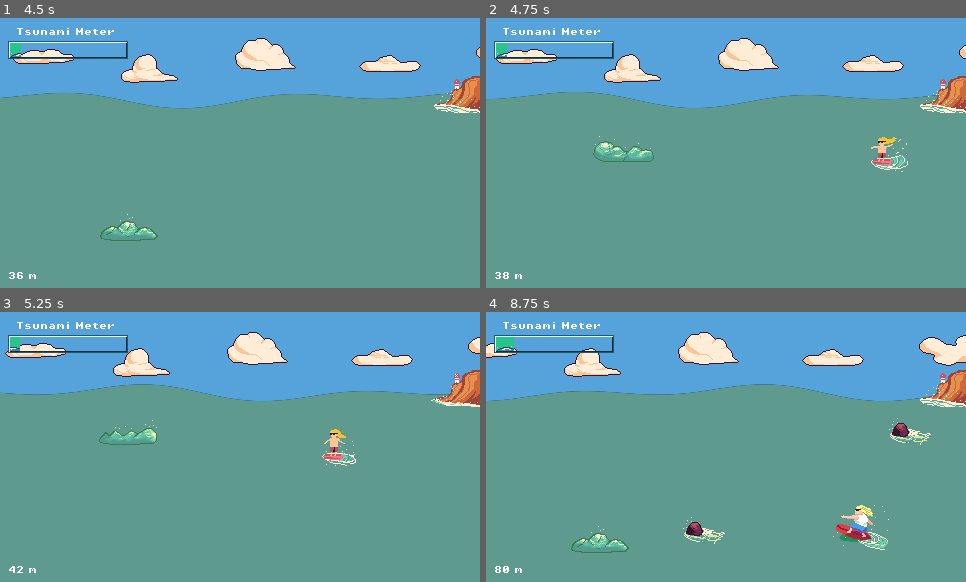
Above: before the commit, frames 1-4 (two rows, left to right).
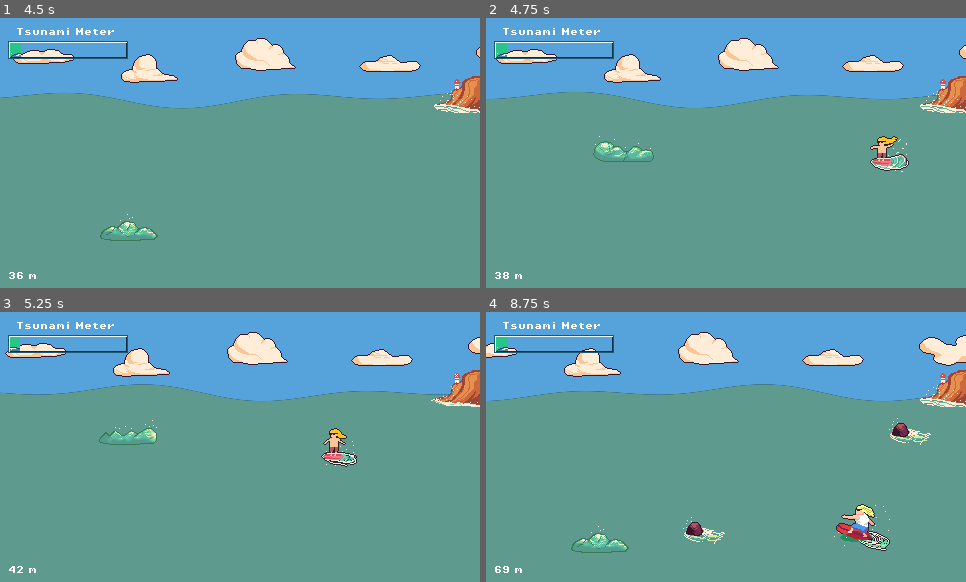
Above: after the commit, the same moments.

Repository: CaptainPicon/BigWavesNazare
Game: Godot game, scene res://scenes/mainmenu.tscn
Same seed, same stepped clock (60 frames per second), same inputs: the game is played once before the commit and once after it. Sound files missing from this copy of the repository are replaced by a short silence.
Inputs:
- Up to frame 1 (4.5 s): click "Start Game" at 0.5 s; hold Space (move) 1.28-2.03 s; tap Space (move) at 2.1, 3.6 s; hold Space (move) 2.78-3.53 s; hold Space (move) from 4.28 s (still down)
- Up to frame 2 (4.75 s): keep holding Space (move)
- Up to frame 3 (5.25 s): release Space (move) at 5.03 s; tap Space (move) at 5.1 s
- Up to frame 4 (8.75 s): hold Space (move) 5.78-6.53 s; tap Space (move) at 6.6, 8.1 s; hold Space (move) 7.28-8.03 s

Frame 1 is identical in both runs. In frame 2, 0.1% of the frame differs, in the area x 80-89%, y 43-57%; in frame 3, 0.2%; in frame 4, 0.5%, in the area x 1-85%, y 9-96%.

Commit message:
final touches

Diff:
--- a/default_bus_layout.tres
+++ /dev/null
@@ -1,16 +0,0 @@
-[gd_resource type="AudioBusLayout" format=3 uid="uid://dj88b8ky10o6r"]
-
-[resource]
-bus/0/volume_db = 6.0199986
-bus/1/name = &"Music"
-bus/1/solo = false
-bus/1/mute = false
-bus/1/bypass_fx = false
-bus/1/volume_db = -22.585106
-bus/1/send = &"Master"
-bus/2/name = &"SFX"
-bus/2/solo = false
-bus/2/mute = false
-bus/2/bypass_fx = false
-bus/2/volume_db = -6.5788474
-bus/2/send = &"Master"
--- a/scenes/mobs.tscn
+++ b/scenes/mobs.tscn
@@ -72,7 +72,7 @@
 
 [node name="AnimatedSprite2D" type="AnimatedSprite2D" parent="."]
 sprite_frames = SubResource("SpriteFrames_vijw3")
-animation = &"SmallSurfer"
+animation = &"BigSurfer"
 autoplay = "BigSurfer"
 
 [node name="CollisionShape2D" type="CollisionShape2D" parent="."]
--- a/scripts/game_manager.gd
+++ b/scripts/game_manager.gd
@@ -22,7 +22,7 @@
 @onready var wave_animation: AnimatedSprite2D = wave_scene.get_node("AnimatedSprite2D")
 @export var power_max: float = 100.0
 @export var passive_power_rate: float = -1.0 # power per second
-@export var destruction_power_gain: float = 10 # power per kill
+@export var destruction_power_gain: float = 5.0 # power per kill
 @export var rocks_power_loss: float = 20
 @export var wave_small_threshold:float =  0.33   # 0 - 33% power
 @export var wave_medium_threshold:float = 0.66  # 34% - 66%
Binary file added: assets/sprites/Medium_Screenshot.png
Not shown, added: assets/sprites/Medium_Screenshot.png.import
Binary file added: assets/sprites/Tsunami_Screenshot.png
Not shown, added: assets/sprites/Tsunami_Screenshot.png.import
Binary file changed: assets/sprites/surfer.png
Not shown, changed: .gitignore
